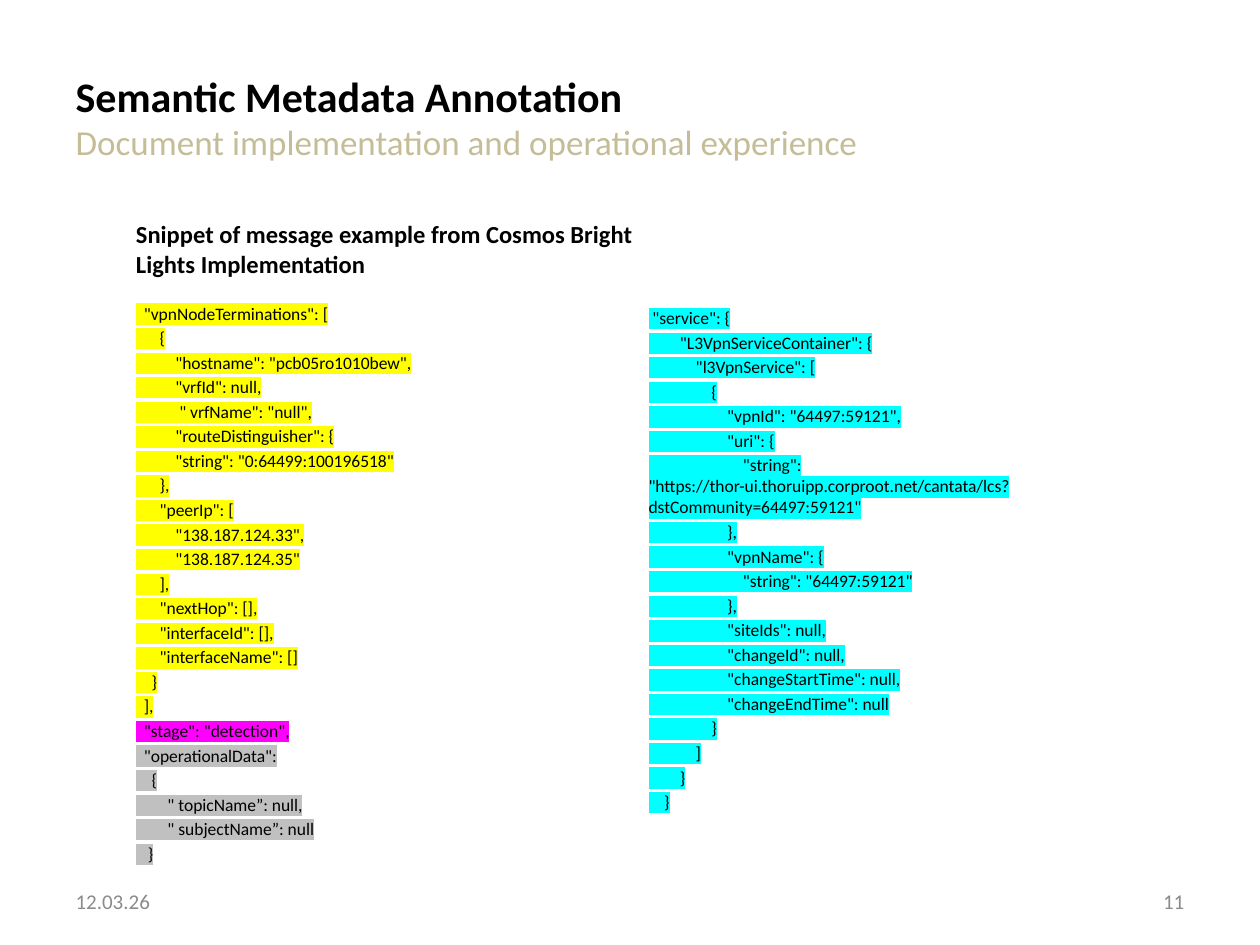
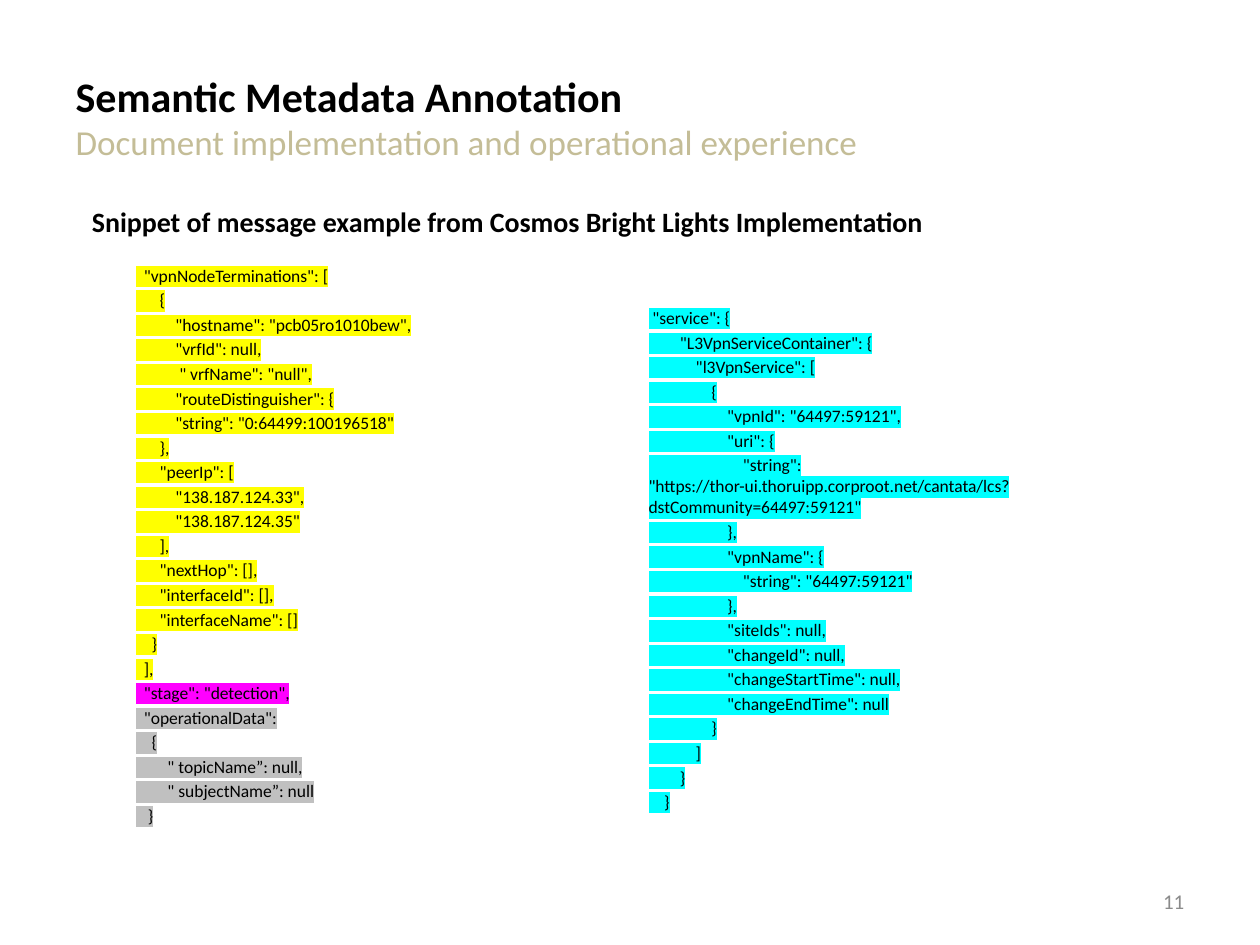
Before and after one commit to network-analytics/ietf-network-analytics-document-status, a slide deck: slide 11 of 125/NMOP/draft-ietf-nmop-network-anomaly-architecture-semantics-lifecycle.pptx. Drawn at 1260x945 pixels with LibreOffice and Linux fonts; fonts in the diff are those of the drawing. Boxes give left, top, right and bottom in pixels: in the first picture for what was removed or moved away, otherwise in the second. Text is boxed around its words. In the diff, an @@ line names an element or a change of style, - is before the commit and + after.

```diff
--- a/125/NMOP/draft-ietf-nmop-network-anomaly-architecture-semantics-lifecycle.pptx
+++ b/125/NMOP/draft-ietf-nmop-network-anomaly-architecture-semantics-lifecycle.pptx
@@ text added at (92, 212, 923, 237), 16 pt, text #000000, bold @@
+Snippet of message example from Cosmos Bright Lights Implementation
@@ text at (136, 225, 632, 277): paragraph removed @@
-Snippet of message example from Cosmos Bright Lights Implementation
@@ text removed at (76, 895, 150, 909) @@
-12.03.26
```
Also in this commit, not shown: 14 other slides changed, 1 other file.
